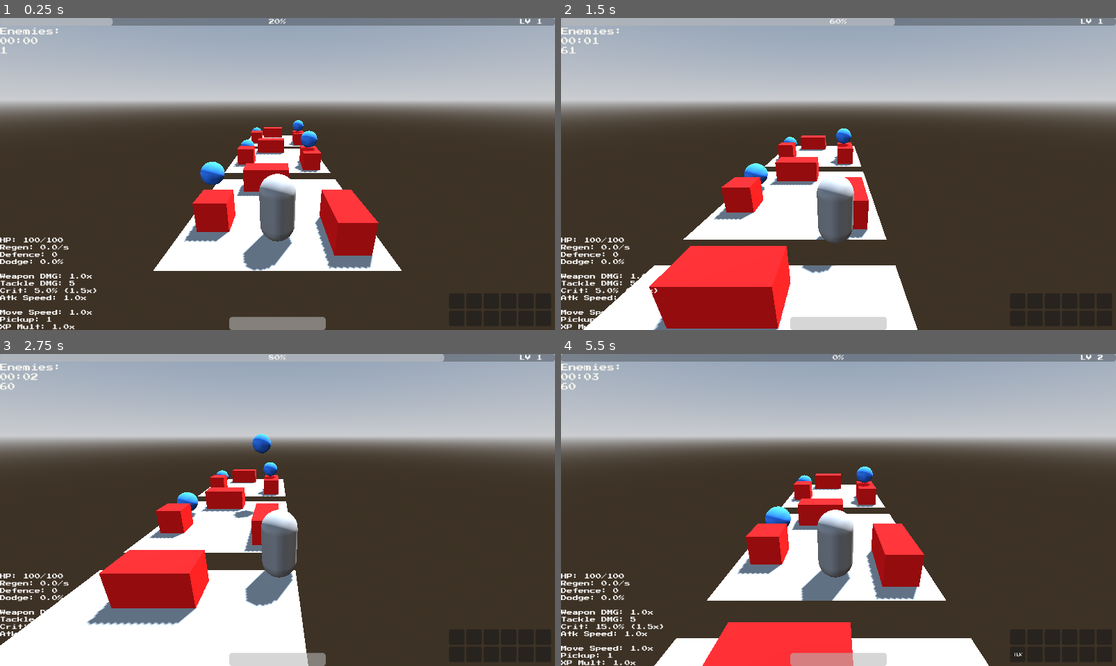
Above: before the commit, frames 1-4 (two rows, left to right).
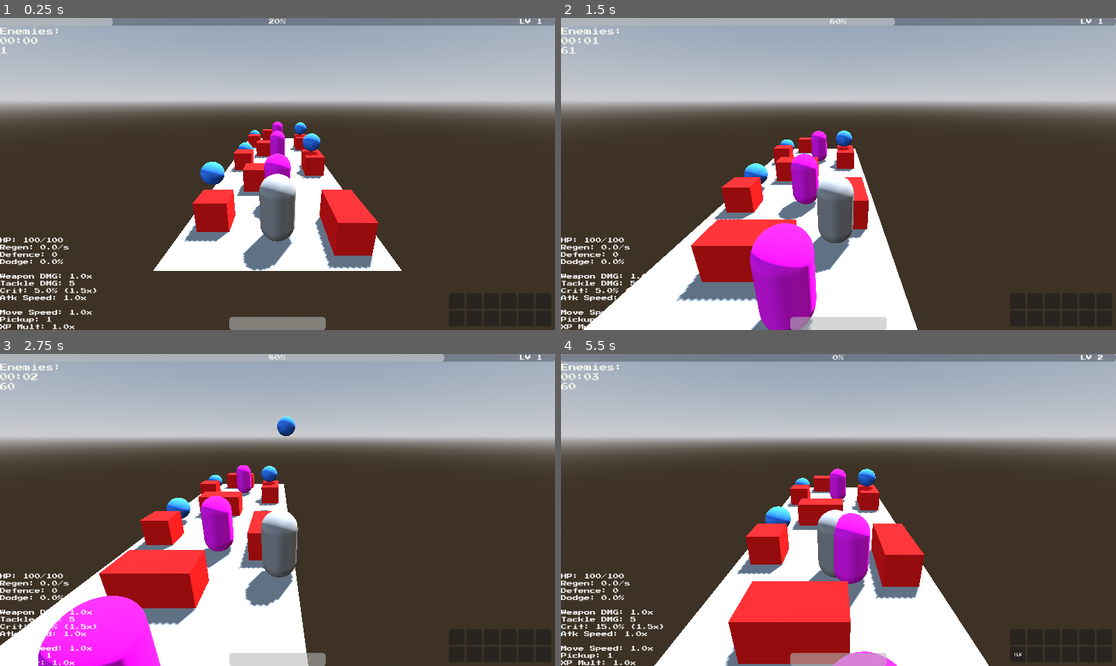
Above: after the commit, the same moments.

Repository: 100-Devs-1-Game/EscapeForHelp
Game: Godot game, scene res://root.tscn
The game is run twice, just before and just after one commit, with the same random seed, the same clock (stepped at 60 frames per second) and the same inputs. Sound files missing from this copy of the repository are replaced by a short silence.
Inputs (mouse positions are in pixels of both pictures, inside the frame that each line leads up to):
- Up to frame 1 (0.25 s): no input
- Up to frame 2 (1.5 s): move the mouse to (960, 158) at 0.52 s; press the mouse at (960, 158) at 0.53 s; hold D (move_right) 0.53-1.28 s; move the mouse to (727, 189) at 1.27 s; release the mouse at (727, 189) at 1.28 s; hold A (move_left) from 1.28 s (still down); click (727, 189) at 1.35 s
- Up to frame 3 (2.75 s): move the mouse to (333, 441) at 2.02 s; release A (move_left) at 2.03 s; press the mouse at (333, 441) at 2.03 s; hold D (move_right) from 2.03 s (still down)
- Up to frame 4 (5.5 s): move the mouse to (810, 572) at 2.77 s; release the mouse at (810, 572) at 2.78 s; click (810, 572) at 2.85 s; move the mouse to (1005, 556) at 3.52 s; release D (move_right) at 3.53 s; press the mouse at (1005, 556) at 3.53 s; hold A (move_left) from 3.53 s (still down); tap Enter at 4.25 s; move the mouse to (672, 463) at 4.27 s; release the mouse at (672, 463) at 4.28 s; click (672, 463) at 4.35 s; tap Space at 5 s; move the mouse to (866, 510) at 5.02 s; press the mouse at (866, 510) at 5.03 s

The runs differ from the first frame. In frame 1, 1.7% of the frame differs, in the area x 40-61%, y 32-65%; in frame 2, 12%, in the area x 15-63%, y 35-100%; in frame 3, 8.5%; in frame 4, 12%.

Commit message:
fix: make fast-fix for navigation areas merge

Diff:
--- a/src/enemies/ai/states/chase_enemy_state.gd
+++ b/src/enemies/ai/states/chase_enemy_state.gd
@@ -11,10 +11,6 @@
 	target = Global.player
 
 func process(delta: float) -> void:
-	if not agent.is_target_reachable():
-		state_machine.switch_to(idle)
-		return
-
 	agent.target_position = target.global_position
 	var point := agent.get_next_path_position()
 	var movement := point - body.global_position
--- a/src/levels/level_spawner.gd
+++ b/src/levels/level_spawner.gd
@@ -20,6 +20,9 @@
 	var distance := hero.global_position.z - next_part_position.z
 	if distance < level_resource.spawn_distance:
 		remove_first_part()
+		## IDK why, but it's fix bug with navigation areas
+		## TODO: research this trouble
+		await get_tree().process_frame
 		create_next_part()
 
 func create_next_part() -> void:
@@ -27,9 +30,9 @@
 	var location: LocationPart = random_part.instantiate() as LocationPart
 	parts.add_child(location)
 	location.global_position = next_part_position
-	next_part_position = location.end_of_location.global_position + Vector3.FORWARD
+	next_part_position = location.end_of_location.global_position
 	spawned_parts.push_back(location)
 
 func remove_first_part() -> void:
-	var part = spawned_parts.pop_front()
+	var part: LocationPart = spawned_parts.pop_front()
 	part.queue_free()
--- a/src/levels/locations/prototype/location_part.tscn
+++ b/src/levels/locations/prototype/location_part.tscn
@@ -1,8 +1,9 @@
-[gd_scene load_steps=8 format=3 uid="uid://c1ysyejj266nc"]
+[gd_scene load_steps=9 format=3 uid="uid://c1ysyejj266nc"]
 
 [ext_resource type="Script" uid="uid://72ddk2kvkr2x" path="res://levels/location_part.gd" id="1_xpi3g"]
 [ext_resource type="PackedScene" uid="uid://cq4oiw15fc40t" path="res://levels/locations/prototype/obstacles/protoype_box.tscn" id="2_hjomg"]
 [ext_resource type="PackedScene" uid="uid://hki6gwvixnp0" path="res://scenes/objects/experience_gem.tscn" id="3_l10et"]
+[ext_resource type="PackedScene" uid="uid://c5xrq3lh66wmo" path="res://enemies/zombie/zombie.tscn" id="4_ufydi"]
 
 [sub_resource type="WorldBoundaryShape3D" id="WorldBoundaryShape3D_kpj5x"]
 plane = Plane(1, 0, 0, 0)
@@ -13,6 +14,7 @@
 [sub_resource type="PlaneMesh" id="PlaneMesh_28aoi"]
 
 [sub_resource type="NavigationMesh" id="NavigationMesh_phtw6"]
+resource_local_to_scene = true
 vertices = PackedVector3Array(2.5, 0.5, -5.5, 1.25, 0.5, -5.5, 1.25, 0.5, -4.25, 2.5, 0.5, -3, -0.75, 0.5, -2.75, 1, 0.5, -2.75, 0.75, 0.5, -3.75, -1.75, 0.5, -3.75, -2.5, 0.5, -3, -0.75, 0.5, -1.25, 1, 0.5, -0.5, -2.5, 0.5, -0.5, -2, 0.5, -5.5, -2.5, 0.5, -5.5)
 polygons = [PackedInt32Array(1, 0, 2), PackedInt32Array(2, 0, 3), PackedInt32Array(8, 7, 4), PackedInt32Array(4, 7, 6), …(222 unchanged characters)…
 
@@ -71,8 +73,8 @@
 skeleton = NodePath("../..")
 
 [node name="NavigationRegion3D" type="NavigationRegion3D" parent="."]
+unique_name_in_owner = true
 navigation_mesh = SubResource("NavigationMesh_phtw6")
-use_edge_connections = false
 
 [node name="Roads" type="Node3D" parent="NavigationRegion3D"]
 
@@ -145,3 +147,6 @@
 
 [node name="ExperienceGem2" parent="Drops" instance=ExtResource("3_l10et")]
 transform = Transform3D(1, 0, 0, 0, 1, 0, 0, 0, 1, 1.9281111, 1.602514, -1.6704385)
+
+[node name="Zombie" parent="." instance=ExtResource("4_ufydi")]
+transform = Transform3D(1, 0, 0, 0, 1, 0, 0, 0, 1, 0, 0, -3.707624)
